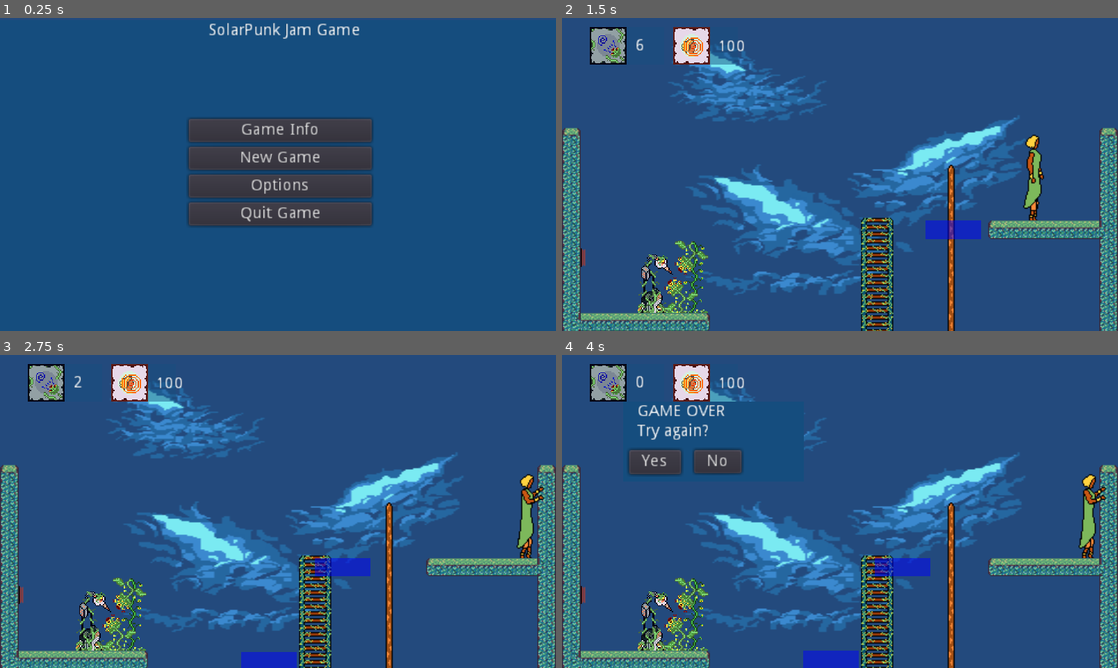
Above: before the commit, frames 1-4 (two rows, left to right).
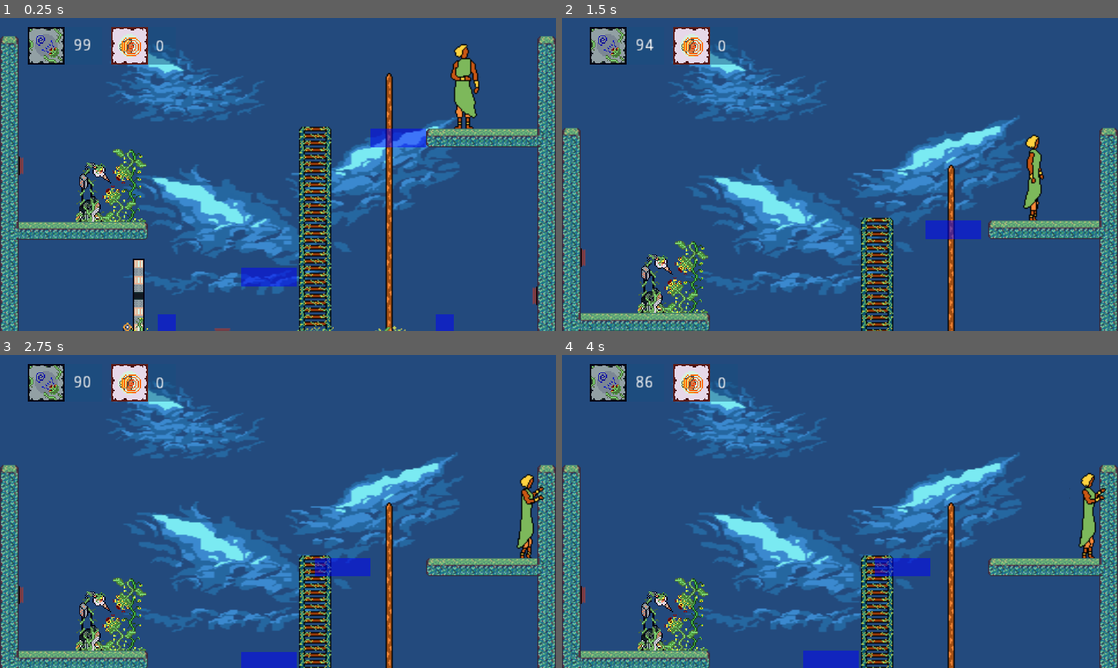
Above: after the commit, the same moments.

Repository: dlbike76/SolarPunk-Jam-2
Game: Godot game, scene res://Source/Levels/Level_Template.tscn
Same seed, same stepped clock (60 frames per second), same inputs: the game is played once before the commit and once after it.
Inputs (mouse positions are in pixels of both pictures, inside the frame that each line leads up to):
- Up to frame 1 (0.25 s): no input
- Up to frame 2 (1.5 s): click (840, 158) at 0.5 s, where only the run before the commit has a clickable "New Game"; hold D (move_right) from 1.28 s (still down); hold Space (action) from 1.28 s (still down)
- Up to frame 3 (2.75 s): release D (move_right) at 2.03 s; release Space (action) at 2.03 s; hold S (move_down) from 2.03 s (still down); tap Space (action) at 2.1 s
- Up to frame 4 (4 s): release S (move_down) at 2.78 s; hold D (move_right) 2.78-3.53 s; hold Space (action) 2.78-3.53 s; hold W (move_up) from 3.53 s (still down); tap Space (action) at 3.6 s

The runs differ from the first frame. In frame 1, 36% of the frame differs, in the area x 0-100%, y 1-100%; in frame 2, 0.2%; in frame 3, 0.2%; in frame 4, 4.4%.

Commit message:
Added back .import files

Diff:
--- a/Source/Actors/Player.gd
+++ b/Source/Actors/Player.gd
@@ -133,8 +133,8 @@
 
 
 func new_game():
-	infobar.set_power( 10.0)
-	infobar.set_mental_energy( 100.0)
+	infobar.set_power( power )
+	infobar.set_mental_energy( mental_energy)
 	get_tree().paused = false
 
 
--- a/Source/Levels/Level_Template.tscn
+++ b/Source/Levels/Level_Template.tscn
@@ -165,6 +165,7 @@
 margin_bottom = 8.0
 
 [node name="TitleMenu" parent="UI" instance=ExtResource( 20 )]
+visible = false
 
 [node name="GameOverMenu" type="ColorRect" parent="UI"]
 pause_mode = 2
